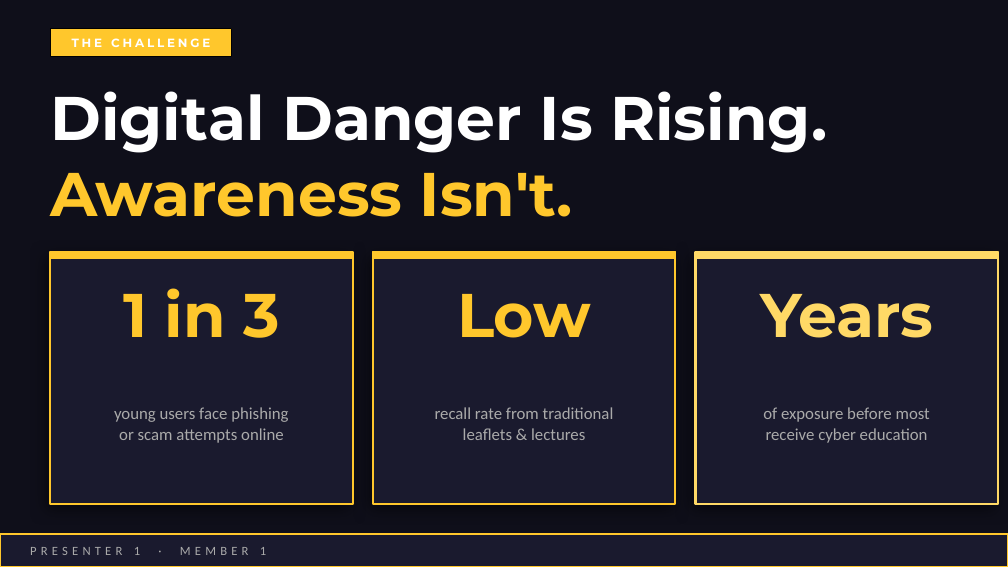
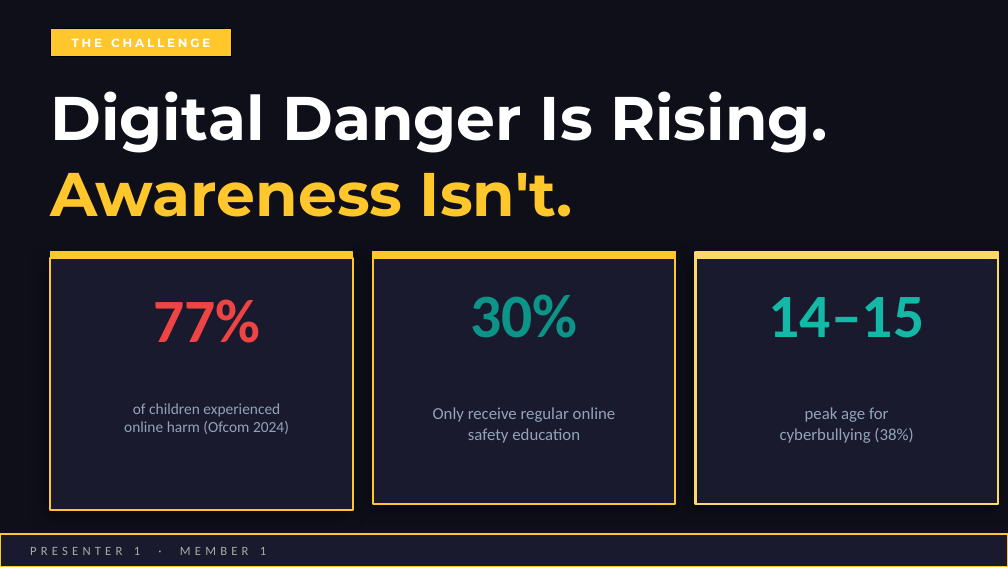
Before and after one commit to wlaa41/CoventryUnivesity_503IT_Hexa, a slide deck: slide 2 of Hexa_CU_Theme.pptx. Drawn at 1008x567 pixels with LibreOffice and Linux fonts; fonts in the diff are those of the drawing. Boxes give left, top, right and bottom in pixels: in the first picture for what was removed or moved away, otherwise in the second. Text is boxed around its words. In the diff, an @@ line names an element or a change of style, - is before the commit and + after.

```diff
--- a/Hexa_CU_Theme.pptx
+++ b/Hexa_CU_Theme.pptx
@@ rectangle: place and size @@
-rectangle at box(50, 252, 353, 504)
+rectangle at box(50, 258, 353, 510)
@@ text removed at box(123, 288, 279, 338) @@
-1 in 3
@@ text added at box(153, 299, 260, 343), 44 pt, text #EF4444, bold @@
+77%
@@ text at box(470, 294, 577, 338): text changed; font Montserrat to Calibri; text colour #FFC72C to #0D9488 @@
-Low
+30%
@@ text at box(769, 297, 924, 338): text changed; font Montserrat to Calibri; text colour #FFD966 to #14B8A6 @@
-Years
+14–15
@@ text removed at box(114, 407, 288, 443) @@
-young users face phishing
-or scam attempts online
@@ text added at box(124, 403, 289, 434), 11 pt, text #94A3B8 @@
+of children experienced
+online harm (Ofcom 2024)
@@ text at box(433, 407, 616, 443): text changed; text colour #AAAAAA to #94A3B8 @@
-recall rate from traditional
-leaflets & lectures
+Only receive regular online
+safety education
@@ text at box(780, 407, 913, 443): text changed; text colour #AAAAAA to #94A3B8 @@
-of exposure before most
-receive cyber education
+peak age for
+cyberbullying (38%)
```
Also in this commit, not shown: 2 other slides changed, 2 other files.
